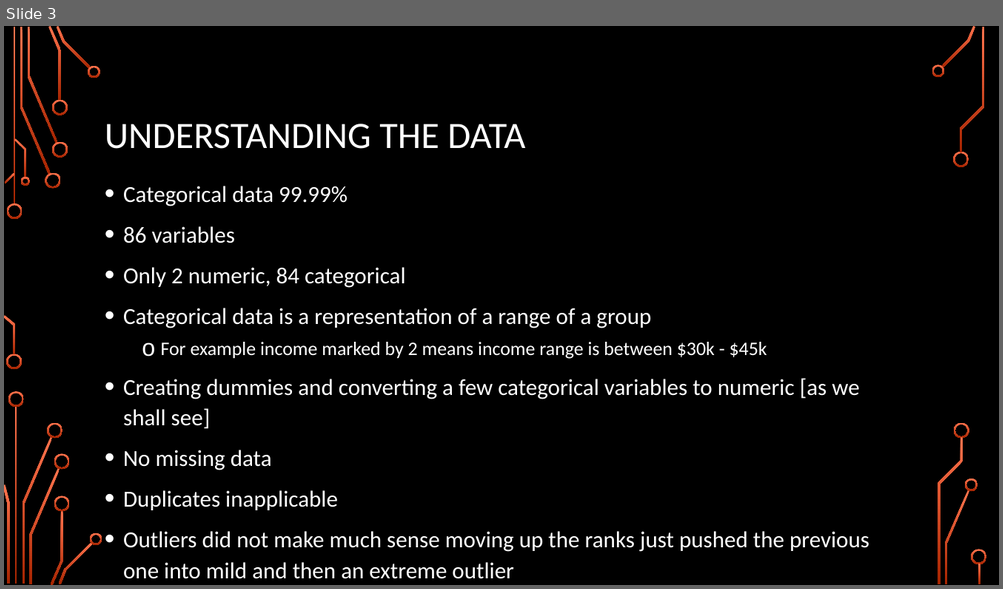
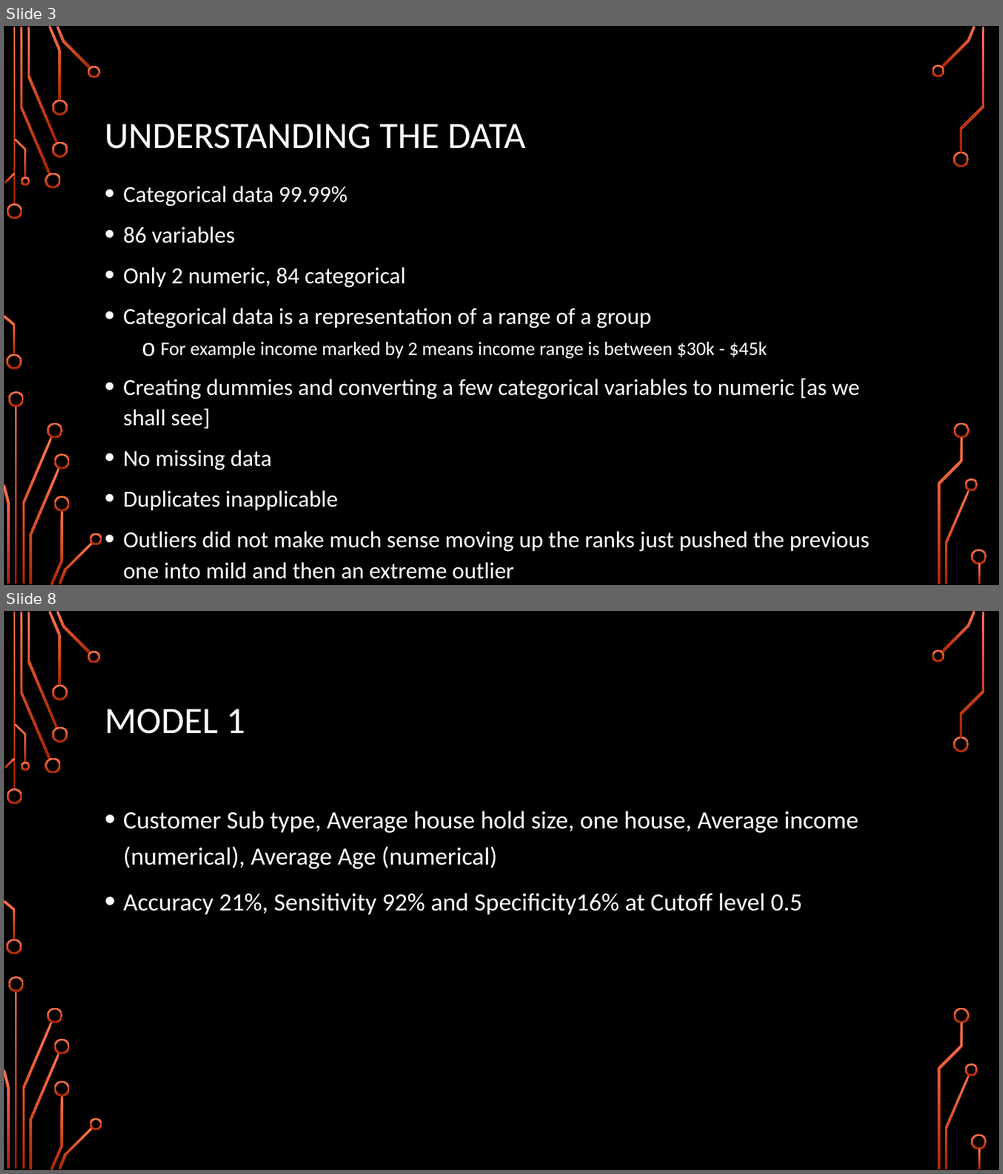
Before and after one commit to karimkhamwani/data-mining, a slide deck: Caravan.pptx. Shown one above the other, each under a label of ours: slide 3 before the commit, slides 3 and 8 after it; the slides between them are not shown. The pictures are 1003x589 and 1003x1174 pixels, drawn with LibreOffice and Linux fonts; fonts in the diff are those of the drawing; background and template pictures are left out. Boxes give left, top, right and bottom in pixels: in the first picture for what was removed or moved away, otherwise in the second. Text is boxed around its words. In the diff, an @@ line names an element or a change of style, - is before the commit and + after.

```diff
--- a/Caravan.pptx
+++ b/Caravan.pptx
@@ slide 8 added at [4, 611, 999, 1170], background picture (left out); not listed: 36 template elements that a slide beside it also shows @@
@@ title added at [105, 709, 245, 734], 36 pt, text #FFFFFF @@
+MODEL 1
@@ text added at [123, 811, 859, 915], 24 pt, text #FFFFFF @@
+• Customer Sub type, Average house hold size, one house, Average income (numerical), Average Age (numerical)
+• Accuracy 21%, Sensitivity 92% and Specificity16% at Cutoff level 0.5
```
Also in this commit, not shown: 7 other slides added, 4 slides removed, 1 other file.
